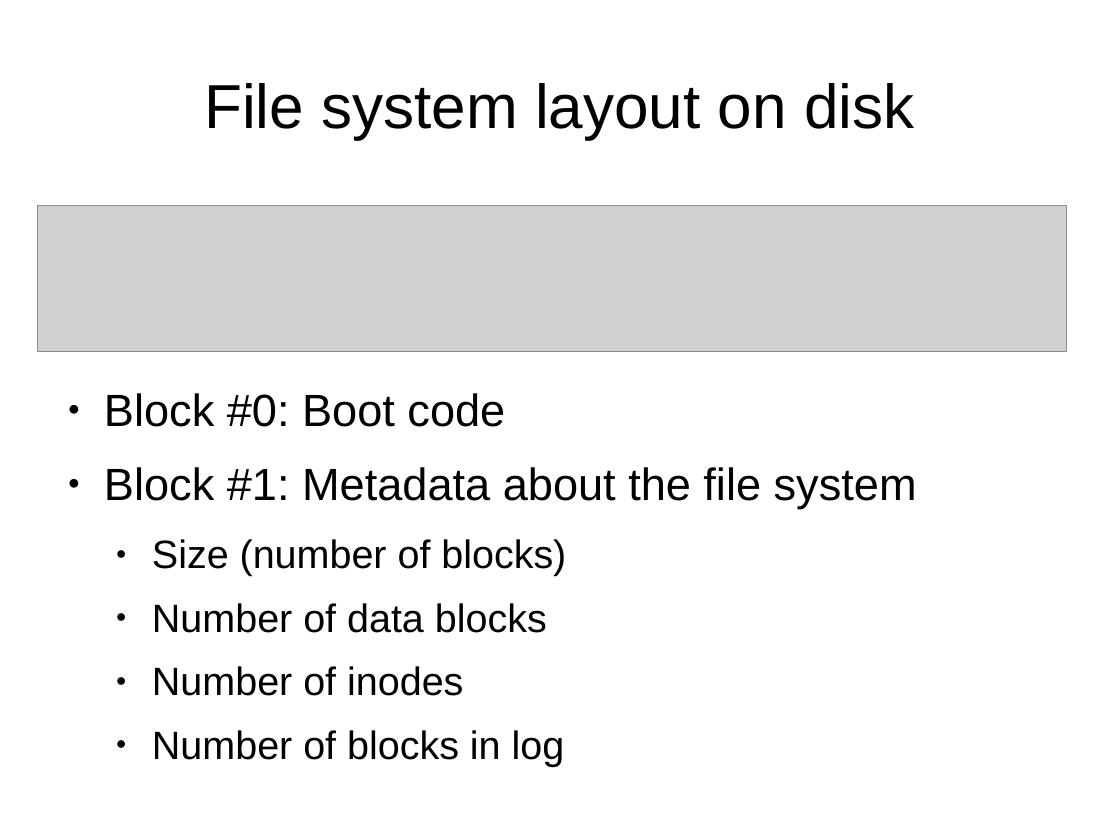
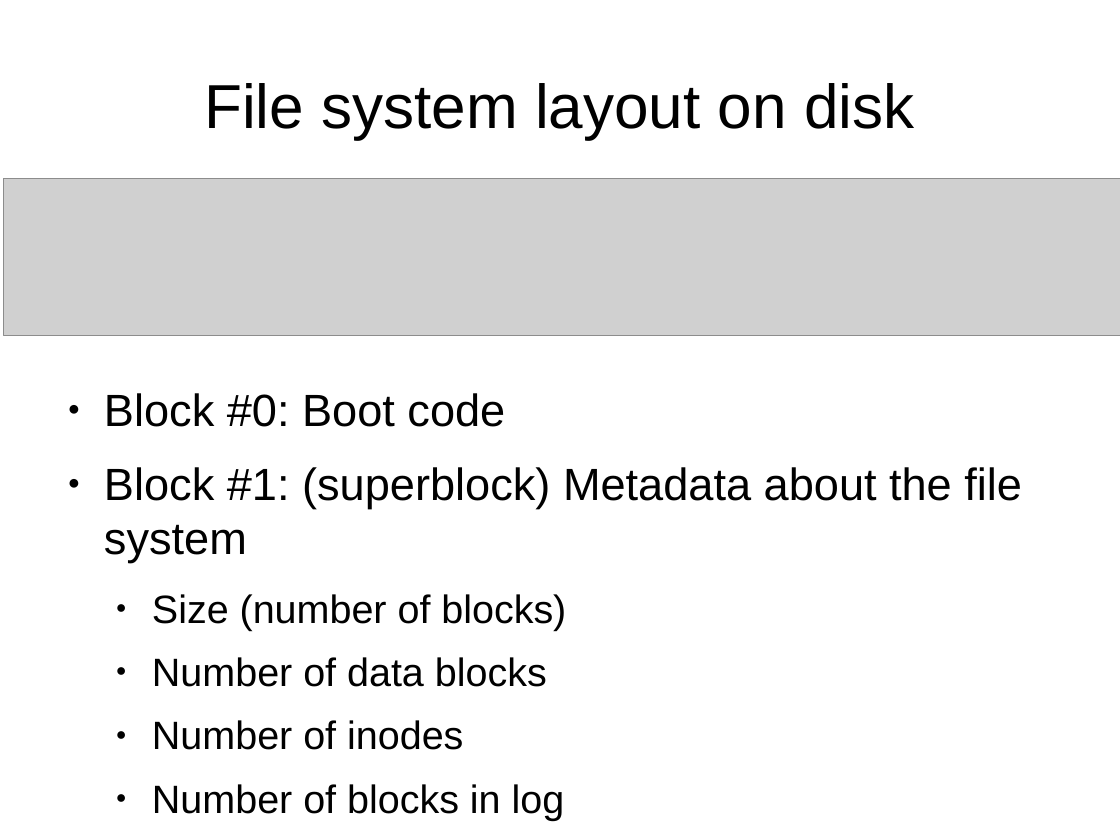
Before and after one commit to antonburtsev/cs5460, a slide deck: slide 14 of lectures/lecture16-file-system/lecture16-file-system.odp. Drawn at 1120x840 pixels with LibreOffice and Linux fonts; fonts in the diff are those of the drawing; grey boxes stand for pictures. Boxes give left, top, right and bottom in pixels: in the first picture for what was removed or moved away, otherwise in the second. Text is boxed around its words. In the diff, an @@ line names an element or a change of style, - is before the commit and + after.

Commit message:
Lecture 16 file system (Buffer cache)

```diff
--- a/lectures/lecture16-file-system/lecture16-file-system.odp
+++ b/lectures/lecture16-file-system/lecture16-file-system.odp
@@ picture: place and size @@
-picture at <box>38,206,1067,352</box>
+picture at <box>3,179,1120,335</box>
@@ text at <box>104,467,1022,563</box>: text changed @@
-● Block #1: Metadata about the file system
+● Block #1: (superblock) Metadata about the file system
```
Also in this commit, not shown: 8 other slides changed, 8 slides added, 2 other files.
